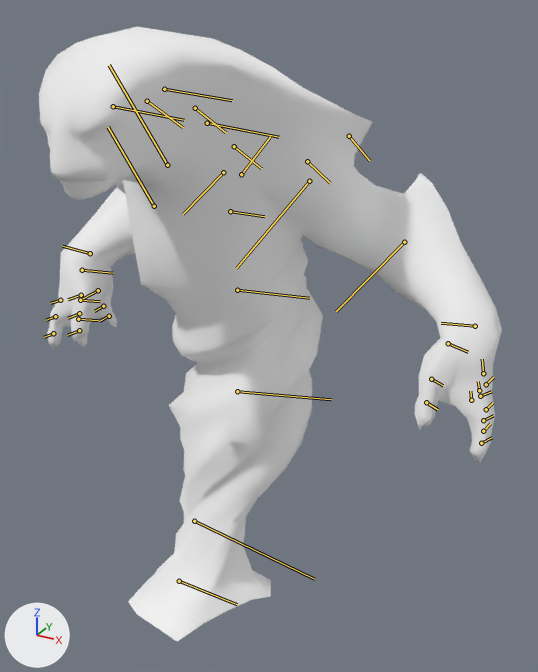
Before and after pictures for a commit that changed the glTF model assets/heroes/morphling/models/hero.glb.
The view is the same before and after, from a 50 mm camera at (2.57, -3.9, 3.86) aimed at (0.24, 0.34, 1.74). Every picture has the same lights, and +X, +Y and +Z are marked at lower left. The older version comes first. The bones that change, and the others that lie on the model, are drawn over the model as lines.

In view in the first picture: 'morphling.001'.
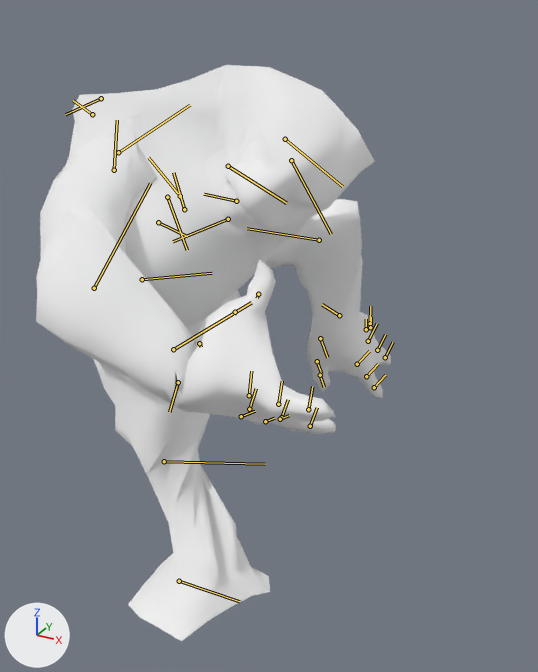
The newer file adds an action. The first version stands in its rest pose; the second is drawn at frame 5 of the action 'ancient_armor_attack_backhand_anim'.

Changed parts and their boxes [x1, y1, x2, y2] in the pictures (538 x 672 px):
'morphling.001', posed (23% narrower, 6% shorter)
    before: [39, 27, 502, 641]
    after: [36, 65, 391, 641]
bone 'root', root to tip
    before: (179, 581) to (237, 604)
    after: (179, 581) to (239, 601)
bone 'spine1', root to tip
    before: (194, 521) to (314, 579)
    after: (164, 461) to (265, 464)
bone 'spine2', root to tip
    before: (237, 391) to (331, 399)
    after: (173, 349) to (251, 302)
bone 'spine3', root to tip
    before: (237, 290) to (309, 298)
    after: (142, 279) to (212, 273)
bone 'spine4', root to tip
    before: (230, 211) to (264, 216)
    after: (158, 222) to (187, 236)
bone 'clavicle_R', root to tip
    before: (223, 172) to (183, 214)
    after: (167, 197) to (187, 250)
bone 'bicep_R', root to tip
    before: (167, 165) to (109, 65)
    after: (118, 152) to (190, 105)
bone 'elbow_R', root to tip
    before: (154, 206) to (108, 127)
    after: (94, 288) to (150, 183)
bone 'wrist_R', root to tip
    before: (90, 253) to (62, 246)
    after: (178, 382) to (169, 412)
bone 'Thumb_0_R', root to tip
    before: (82, 270) to (113, 273)
    after: (199, 343) to (201, 347)
bone 'Thumb_1_R', root to tip
    before: (80, 300) to (100, 301)
    after: (235, 312) to (234, 315)
bone 'Thumb_2_R', root to tip
    before: (78, 319) to (98, 320)
    after: (258, 294) to (257, 298)
bone 'Mid_0_R', root to tip
    before: (81, 295) to (68, 299)
    after: (249, 409) to (256, 388)
bone 'Mid_1_R', root to tip
    before: (79, 313) to (68, 318)
    after: (281, 417) to (288, 399)
bone 'Ring_0_R', root to tip
    before: (98, 290) to (83, 298)
    after: (241, 416) to (255, 411)
bone 'Index_0_R', root to tip
    before: (60, 300) to (50, 303)
    after: (249, 395) to (251, 371)
bone 'Index_2_R', root to tip
    before: (53, 333) to (44, 337)
    after: (308, 409) to (312, 386)
bone 'clavicle_L', root to tip
    before: (241, 174) to (270, 136)
    after: (180, 196) to (148, 157)
bone 'bicep_L', root to tip
    before: (309, 181) to (236, 268)
    after: (228, 219) to (173, 241)
bone 'elbow_L', root to tip
    before: (404, 242) to (336, 311)
    after: (319, 240) to (247, 228)
bone 'wrist_L', root to tip
    before: (475, 326) to (441, 323)
    after: (339, 315) to (322, 304)
bone 'Index_0_L', root to tip
    before: (480, 396) to (491, 391)
    after: (357, 364) to (369, 351)
bone 'Index_2_L', root to tip
    before: (481, 443) to (492, 437)
    after: (374, 387) to (385, 375)
bone 'Ring_0_L', root to tip
    before: (483, 373) to (482, 359)
    after: (370, 323) to (370, 306)
bone 'Ring_2_L', root to tip
    before: (471, 400) to (470, 391)
    after: (366, 329) to (366, 319)
bone 'Mid_0_L', root to tip
    before: (486, 384) to (493, 377)
    after: (368, 341) to (377, 323)
bone 'Mid_1_L', root to tip
    before: (486, 409) to (493, 402)
    after: (377, 350) to (385, 334)
bone 'Mid_2_L', root to tip
    before: (483, 431) to (490, 423)
    after: (385, 357) to (393, 342)
bone 'Thumb_0_L', root to tip
    before: (448, 343) to (468, 352)
    after: (320, 338) to (327, 357)
bone 'Thumb_2_L', root to tip
    before: (426, 402) to (437, 409)
    after: (320, 375) to (324, 387)
bone 'neck1', root to tip
    before: (207, 123) to (279, 137)
    after: (228, 166) to (286, 203)
bone 'neck2', root to tip
    before: (164, 89) to (232, 100)
    after: (285, 139) to (342, 186)
bone 'head', root to tip
    before: (113, 106) to (184, 120)
    after: (291, 160) to (331, 234)
bone 'head_wave9_0_D_R', root to tip
    before: (234, 146) to (261, 168)
    after: (114, 170) to (117, 120)
bone 'head_wave7_0_C_R', root to tip
    before: (195, 108) to (225, 132)
    after: (92, 114) to (73, 100)
bone 'head_wave6_0_C_L', root to tip
    before: (349, 136) to (369, 160)
    after: (236, 201) to (204, 194)
bone 'head_wave5_0_B_R', root to tip
    before: (147, 101) to (183, 127)
    after: (101, 98) to (65, 114)
bone 'head_wave8_0_D_L', root to tip
    before: (307, 161) to (330, 183)
    after: (184, 209) to (173, 172)

What the commit changed:
Bone 'root' (bone_root) turns from (0, 0, 0) to (0, 0, 4) degrees about its own x, y and z.
Bone 'spine1' (bone_spine1) moves from (0.0, 0.0, 0.0) to (0.29, -0.416, 0.115).
Bone 'spine1' (bone_spine1) turns from (0, 0, 0) to (60, 0, -13) degrees about its own x, y and z.
Bone 'spine2' (bone_spine2) moves from (0.0, 0.0, 0.0) to (-0.117, -0.029, -0.027).
Bone 'spine2' (bone_spine2) turns from (0, 0, 0) to (-12, 13, -31) degrees about its own x, y and z.
Bone 'spine3' (bone_spine3) moves from (0.0, 0.0, 0.0) to (-0.026, 0.002, -0.008).
Bone 'spine3' (bone_spine3) turns from (0, 0, 0) to (-5, 1, 22) degrees about its own x, y and z.
Bone 'spine4' (bone_spine4) moves from (0.0, 0.0, 0.0) to (-0.049, 0.004, -0.02).
Bone 'spine4' (bone_spine4) turns from (0, 0, 0) to (-13, -5, 19) degrees about its own x, y and z.
Bone 'clavicle_R' (bone_clavicle_r) moves from (0.0, 0.0, 0.0) to (-0.029, 0.114, 0.008).
Bone 'clavicle_R' (bone_clavicle_r) turns from (0, 0, 0) to (-10, -14, 0) degrees about its own x, y and z.
Bone 'bicep_R' (bone_bicep_r) turns from (0, 0, 0) to (112, 39, 85) degrees about its own x, y and z.
Bone 'elbow_R' (bone_elbow_r) turns from (0, 0, 0) to (27, -8, -34) degrees about its own x, y and z.
Bone 'wrist_R' (bone_wrist_r) turns from (0, 0, 0) to (-108, 24, -72) degrees about its own x, y and z.
Bone 'Thumb_0_R' (bone_thumb_0_r) turns from (0, 0, 0) to (7, -24, -6) degrees about its own x, y and z.
Bone 'Thumb_1_R' (bone_thumb_1_r) turns from (0, 0, 0) to (0, -10, 0) degrees about its own x, y and z.
Bone 'Thumb_2_R' (bone_thumb_2_r) turns from (0, 0, 0) to (0, -45, 0) degrees about its own x, y and z.
Bone 'Mid_0_R' (bone_mid_0_r) turns from (0, 0, 0) to (0, -6, 0) degrees about its own x, y and z.
Bone 'Mid_1_R' (bone_mid_1_r) turns from (0, 0, 0) to (0, -7, 0) degrees about its own x, y and z.
Bone 'Ring_0_R' (bone_ring_0_r) turns from (0, 0, 0) to (0, -3, 0) degrees about its own x, y and z.
Bone 'Index_0_R' (bone_index_0_r) moves from (0.0, 0.0, 0.0) to (0.027, 0.0, -0.082).
Bone 'Index_0_R' (bone_index_0_r) turns from (0, 0, 0) to (0, -5, 0) degrees about its own x, y and z.
Bone 'Index_2_R' (bone_index_2_r) turns from (0, 0, 0) to (0, -10, 0) degrees about its own x, y and z.
Bone 'clavicle_L' (bone_clavicle_l) moves from (0.0, 0.0, 0.0) to (-0.032, -0.019, -0.024).
Bone 'clavicle_L' (bone_clavicle_l) turns from (0, 0, 0) to (-21, 0, 2) degrees about its own x, y and z.
Bone 'bicep_L' (bone_bicep_l) turns from (0, 0, 0) to (39, 36, -62) degrees about its own x, y and z.
Bone 'elbow_L' (bone_elbow_l) turns from (0, 0, 0) to (-3, -2, 23) degrees about its own x, y and z.
Bone 'wrist_L' (bone_wrist_l) turns from (0, 0, 0) to (11, -20, -47) degrees about its own x, y and z.
Bone 'Index_0_L' (bone_index_0_l) turns from (0, 0, 0) to (0, -5, 0) degrees about its own x, y and z.
Bone 'Index_2_L' (bone_index_2_l) turns from (0, 0, 0) to (0, -15, 0) degrees about its own x, y and z.
Bone 'Ring_0_L' (bone_ring_0_l) turns from (0, 0, 0) to (0, 17, 0) degrees about its own x, y and z.
Bone 'Ring_2_L' (bone_ring_2_l) turns from (0, 0, 0) to (0, 5, 0) degrees about its own x, y and z.
Bone 'Mid_0_L' (bone_mid_0_l) turns from (0, 0, 0) to (0, 1, 7) degrees about its own x, y and z.
Bone 'Mid_1_L' (bone_mid_1_l) turns from (0, 0, 0) to (0, -3, 0) degrees about its own x, y and z.
Bone 'Mid_2_L' (bone_mid_2_l) turns from (0, 0, 0) to (0, -7, 0) degrees about its own x, y and z.
Bone 'Thumb_0_L' (bone_thumb_0_l) turns from (0, 0, 0) to (-4, -7, 8) degrees about its own x, y and z.
Bone 'Thumb_2_L' (bone_thumb_2_l) turns from (0, 0, 0) to (0, 2, 0) degrees about its own x, y and z.
Bone 'neck1' (bone_neck1) moves from (0.0, 0.0, 0.0) to (-0.011, 0.001, -0.009).
Bone 'neck1' (bone_neck1) turns from (0, 0, 0) to (1, -16, -11) degrees about its own x, y and z.
Bone 'neck2' (bone_neck2) turns from (0, 0, 0) to (-6, 14, -20) degrees about its own x, y and z.
Bone 'head' (bone_head) turns from (0, 0, 0) to (-21, 0, -9) degrees about its own x, y and z.
Bone 'head_wave9_0_D_R' (bone_head_wave9_0_d_r) turns from (0, 0, 0) to (70, 0, 0) degrees about its own x, y and z.
Bone 'head_wave7_0_C_R' (bone_head_wave7_0_c_r) turns from (0, 0, 0) to (36, 0, 0) degrees about its own x, y and z.
Bone 'head_wave6_0_C_L' (bone_head_wave6_0_c_l) turns from (0, 0, 0) to (24, 0, 0) degrees about its own x, y and z.
Bone 'head_wave5_0_B_R' (bone_head_wave5_0_b_r) turns from (0, 0, 0) to (11, 0, 0) degrees about its own x, y and z.
Bone 'head_wave8_0_D_L' (bone_head_wave8_0_d_l) turns from (0, 0, 0) to (55, 0, 0) degrees about its own x, y and z.
